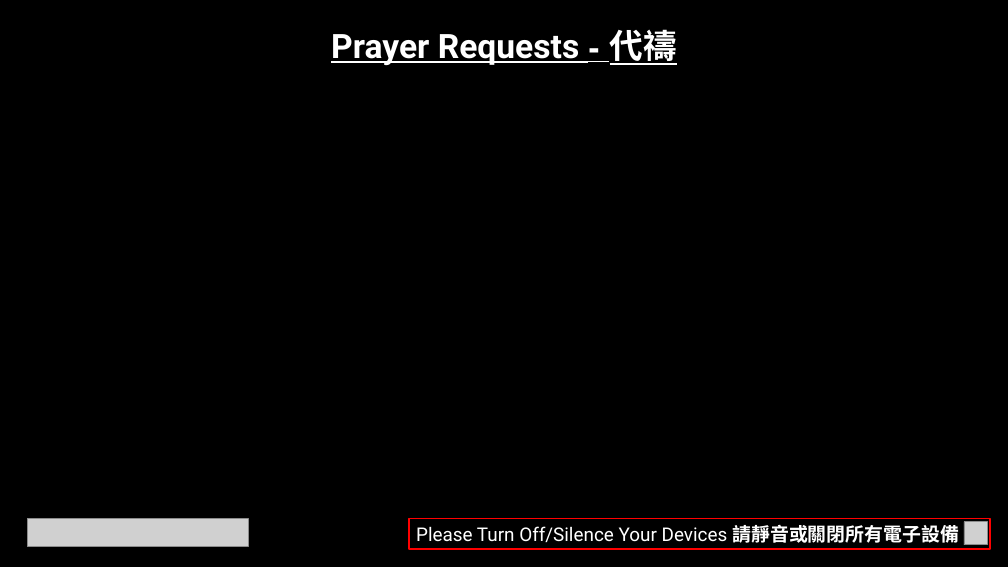
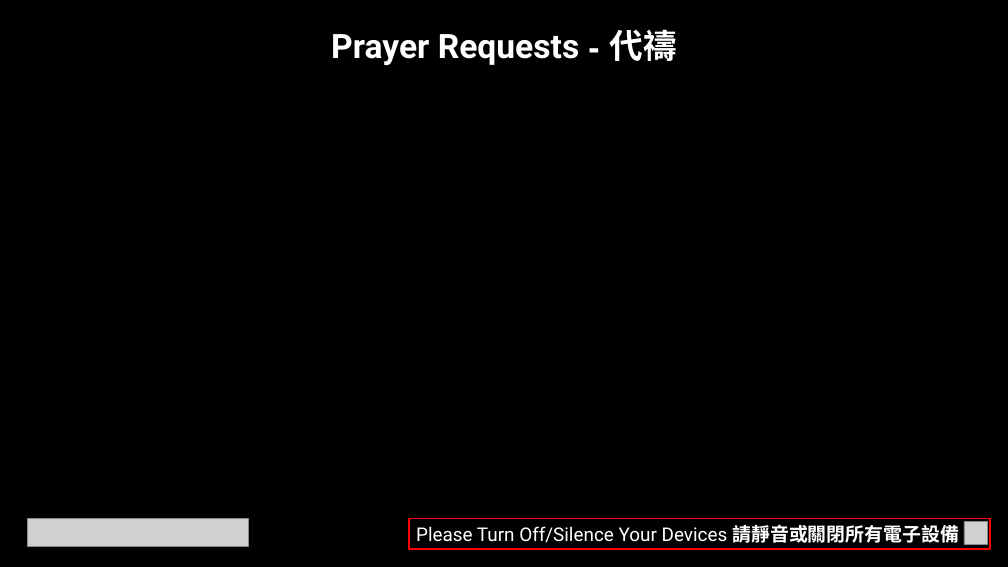
Before and after one commit to calebchanwy/tjc-powerpoint, a slide deck: slide 2 of TJCPowerPoint/bin/Debug/Files/ServiceWidescreen.pptx. Drawn at 1008x567 pixels with LibreOffice and Linux fonts; fonts in the diff are those of the drawing; grey boxes stand for pictures. Boxes give left, top, right and bottom in pixels: in the first picture for what was removed or moved away, otherwise in the second. Text is boxed around its words. In the diff, an @@ line names an element or a change of style, - is before the commit and + after.

```diff
--- a/TJCPowerPoint/bin/Debug/Files/ServiceWidescreen.pptx
+++ b/TJCPowerPoint/bin/Debug/Files/ServiceWidescreen.pptx
@@ text "Prayer Requests - 代禱" at [331,29,677,65]: underline off @@
```
Also in this commit, not shown: 5 other slides changed, 1 slide added, 19 other files.
